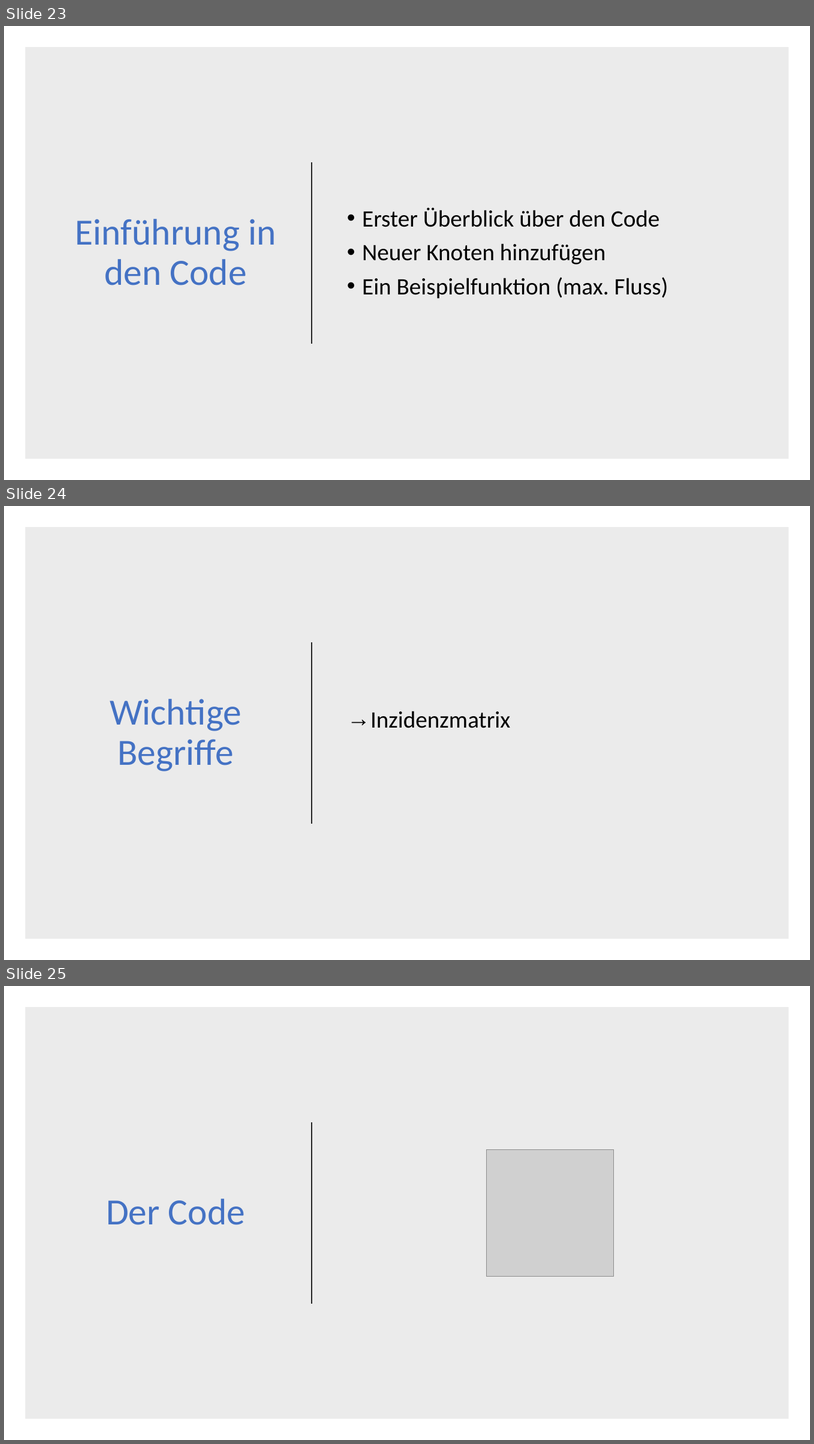
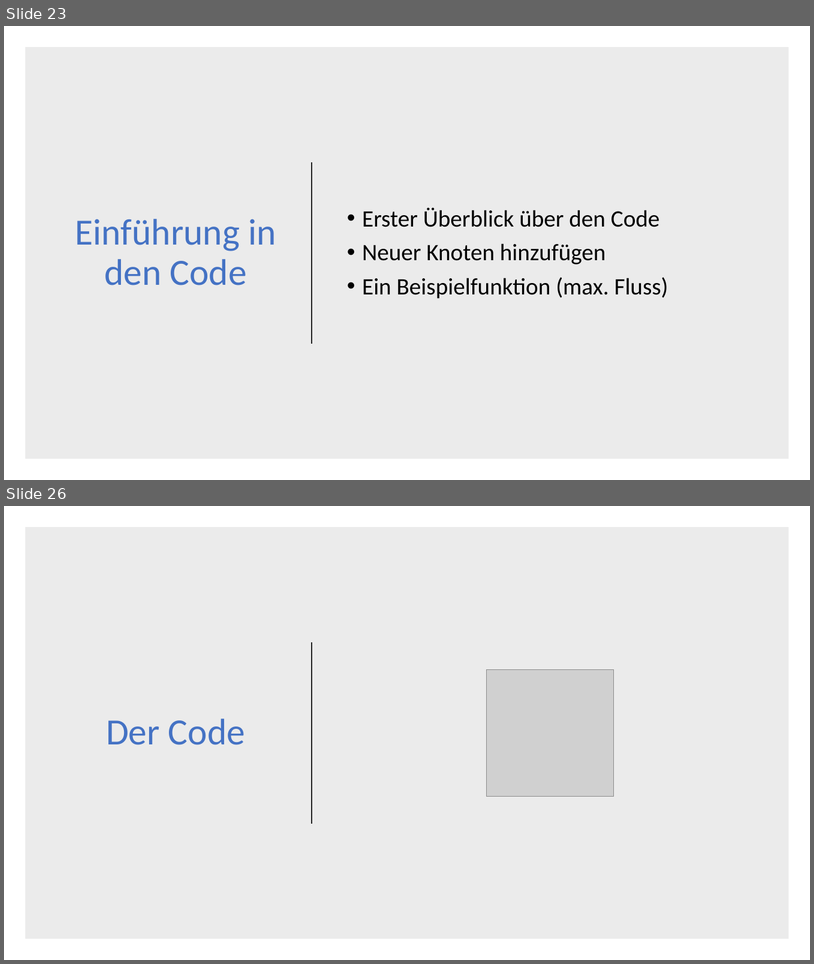
Before and after one commit to DerAlexx/Angewandte-Mathematik, a slide deck: Praktikum_6/Abgabe 6.pptx. Shown one above the other, each under a label of ours: slides 23, 24 and 25 before the commit, slides 23 and 26 after it; the slides between them are not shown. The pictures are 814x1444 and 814x964 pixels, drawn with LibreOffice and Linux fonts; fonts in the diff are those of the drawing; grey boxes stand for pictures. Boxes give left, top, right and bottom in pixels: in the first picture for what was removed or moved away, otherwise in the second. Text is boxed around its words. In the diff, an @@ line names an element or a change of style, - is before the commit and + after.

```diff
--- a/Praktikum_6/Abgabe 6.pptx
+++ b/Praktikum_6/Abgabe 6.pptx
@@ slide 24 removed at box(4, 506, 810, 960), background #FFFFFF @@
@@ rectangle removed at box(25, 527, 789, 939) @@
@@ line removed from (312, 642) to (312, 823) @@
@@ title removed at box(110, 699, 242, 771) @@
-Wichtige Begriffe
@@ text removed at box(371, 711, 510, 728) @@
-→ Inzidenzmatrix
@@ what was slide 25 is now slide 26 @@
```
Also in this commit, not shown: 2 slides added, 3 other files.
